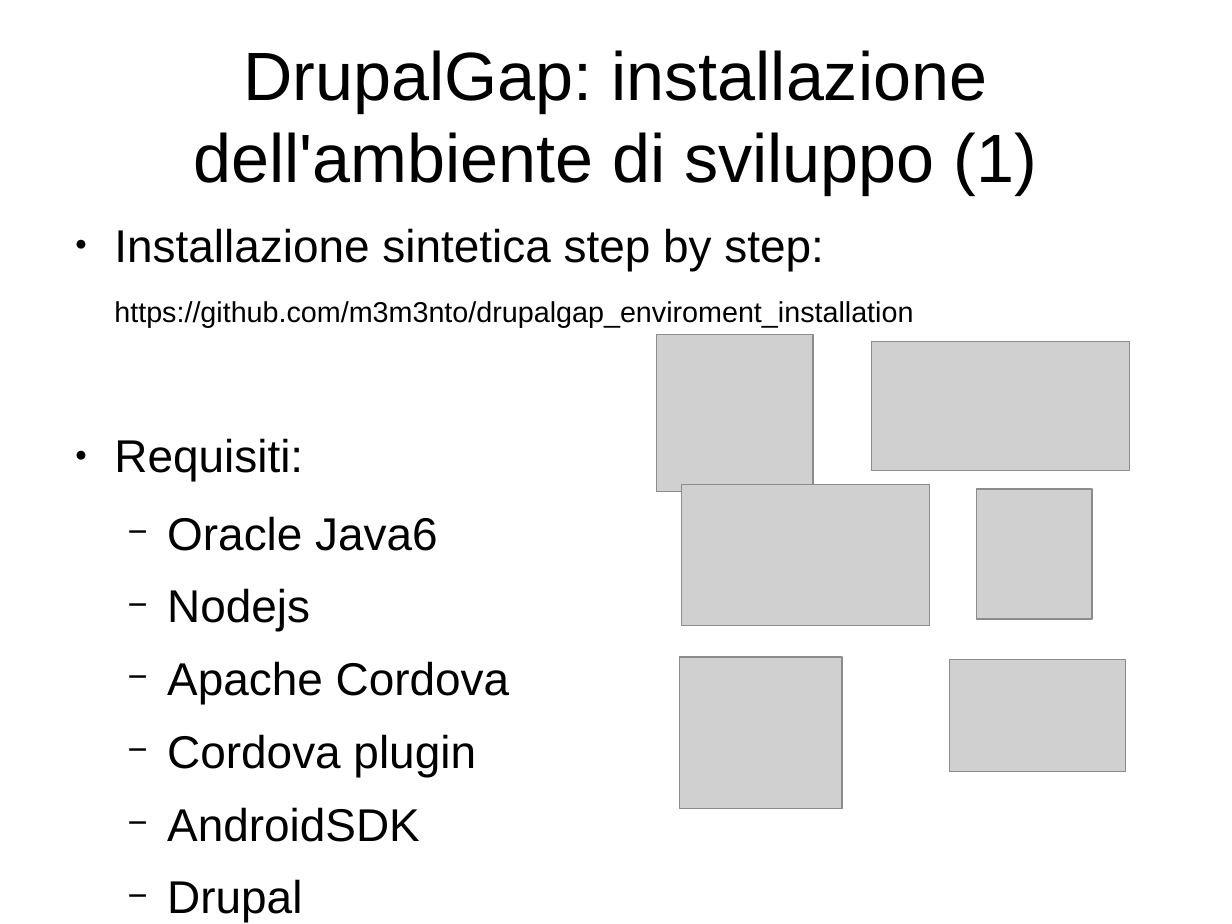
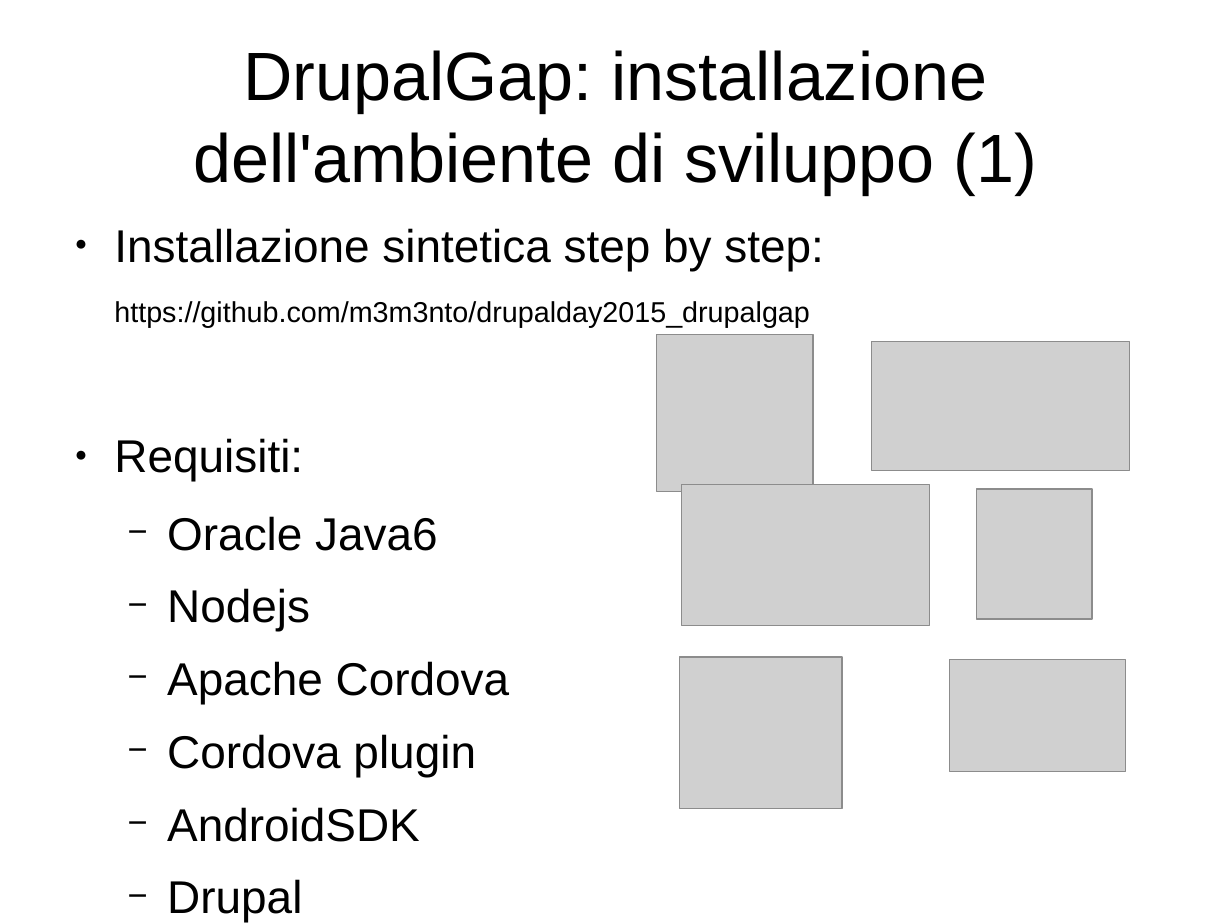
Before and after one commit to m3m3nto/drupalday2015_drupalgap, a slide deck: slide 7 of slide/DDay2015-DrupalGap.odp. Drawn at 1232x924 pixels with LibreOffice and Linux fonts; fonts in the diff are those of the drawing; grey boxes stand for pictures. Boxes give left, top, right and bottom in pixels: in the first picture for what was removed or moved away, otherwise in the second. Text is boxed around its words. In the diff, an @@ line names an element or a change of style, - is before the commit and + after.

```diff
--- a/slide/DDay2015-DrupalGap.odp
+++ b/slide/DDay2015-DrupalGap.odp
@@ text at box(114, 301, 810, 327): text changed @@
-https://github.com/m3m3nto/drupalgap_enviroment_installation
+https://github.com/m3m3nto/drupalday2015_drupalgap
```
Also in this commit, not shown: 4 other slides changed, 3 slides added.
